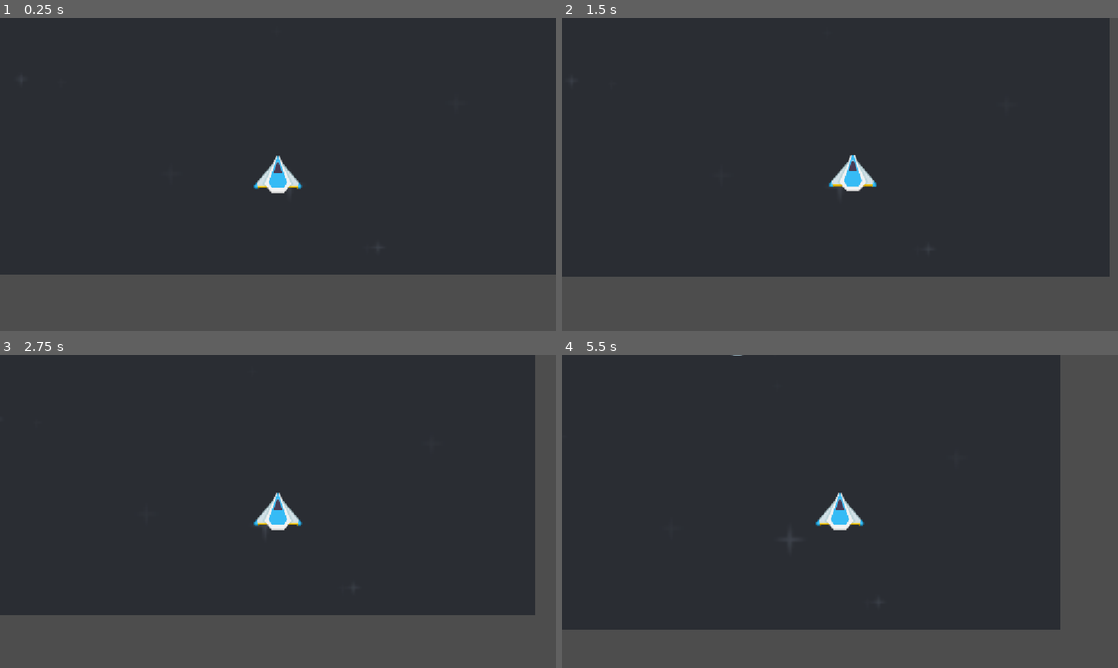
Above: before the commit, frames 1-4 (two rows, left to right).
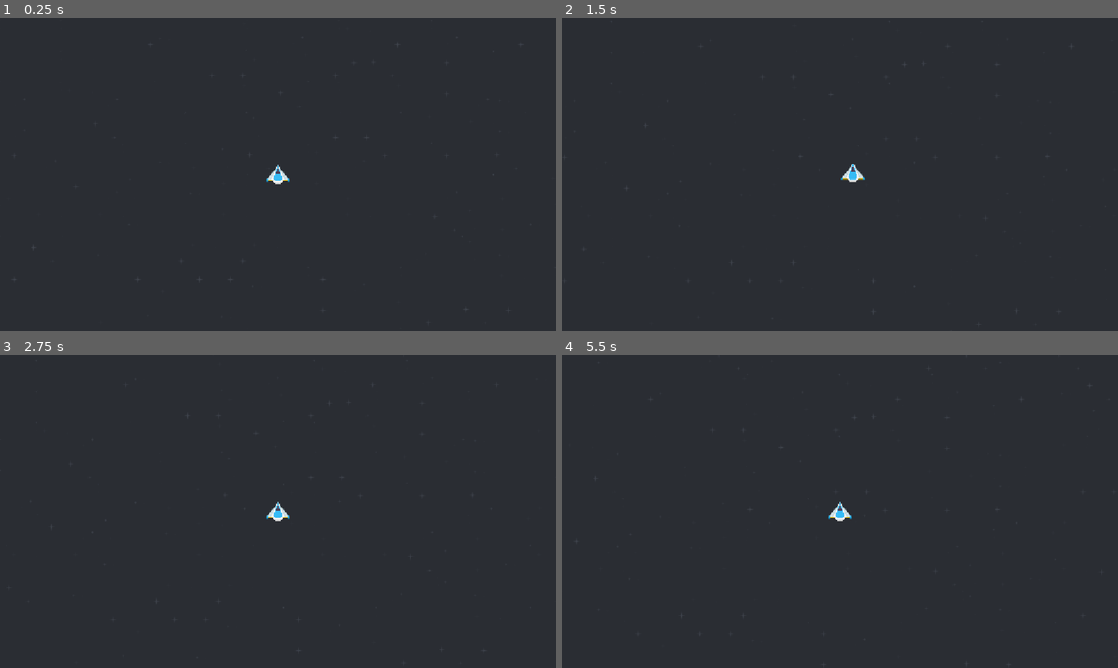
Above: after the commit, the same moments.

Repository: two-sticks-and-a-rock/space-arcade
Game: Godot game, scene res://scenes/main.tscn
Two runs of this game, one before a commit and one after it. Both use one fixed random seed, a clock stepped at 60 frames per second and the inputs below. Before the commit the project starts from res://scenes/prototyping.tscn.
Inputs (mouse positions are in pixels of both pictures, inside the frame that each line leads up to):
- Up to frame 1 (0.25 s): no input
- Up to frame 2 (1.5 s): tap Enter at 0.5 s; move the mouse to (962, 158) at 0.52 s; press the mouse at (962, 158) at 0.53 s; tap Space at 1.25 s; move the mouse to (728, 190) at 1.27 s; release the mouse at (728, 190) at 1.28 s; click (728, 190) at 1.35 s
- Up to frame 3 (2.75 s): move the mouse to (333, 442) at 2.02 s; press the mouse at (333, 442) at 2.03 s
- Up to frame 4 (5.5 s): tap Enter at 2.75 s; move the mouse to (812, 574) at 2.77 s; release the mouse at (812, 574) at 2.78 s; click (812, 574) at 2.85 s; move the mouse to (1006, 558) at 3.52 s; press the mouse at (1006, 558) at 3.53 s; tap Space at 4.25 s; move the mouse to (673, 464) at 4.27 s; release the mouse at (673, 464) at 4.28 s; click (673, 464) at 4.35 s; move the mouse to (867, 511) at 5.02 s; press the mouse at (867, 511) at 5.03 s

The runs differ from the first frame. In frame 1, 18% of the frame differs, in the area x 0-100%, y 44-100%; in frame 2, 19%; in frame 3, 20%; in frame 4, 22%, in the area x 0-100%, y 0-100%.

Commit message:
Render tiles around player starting position

Diff:
--- a/project.godot
+++ b/project.godot
@@ -11,7 +11,7 @@
 [application]
 
 config/name="Space Arcade"
-run/main_scene="uid://cm852k2l8qddv"
+run/main_scene="uid://be6oad5gocvyr"
 config/features=PackedStringArray("4.7", "GL Compatibility")
 config/icon="res://icon.svg"
 
--- a/scenes/background.gd
+++ b/scenes/background.gd
@@ -1,11 +1,15 @@
 extends TileMapLayer
 
 @onready var blue_background = tile_set.get_source(0) as TileSetAtlasSource
+@onready var player = get_parent().get_node("player") as RigidBody2D
+@onready var player_background_pos = get_child(0) as RemoteTransform2D
 
-var screen_size
-var visible_buffer = 64
+@onready var viewport_size = player.get_node("Camera2D").get_viewport_rect().size
+var screen_size = viewport_size
+var visible_buffer = 256
 
 var rng = RandomNumberGenerator.new()
+
 func set_random_tile(coord: Vector2, source_id: int, ):
 	var rng_atlas_x = rng.randi_range(0, blue_background.get_atlas_grid_size().x-1)
 	var rng_atlas_y = rng.randi_range(0, blue_background.get_atlas_grid_size().y-1)
@@ -15,10 +19,17 @@
 	rng.randomize()
 
 	screen_size = get_viewport_rect().size + Vector2(visible_buffer, visible_buffer)
-
 	var tile_cols = ceil(screen_size.x / tile_set.tile_size.x)
 	var tile_rows = ceil(screen_size.y / tile_set.tile_size.y)
 
+	var player_local_pos = to_local(player.global_position)
 	for col in tile_cols:
 		for row in tile_rows:
-			set_random_tile(Vector2i(col, row), 0)
+			var tile_pos = Vector2i(floor(player_local_pos.x - (tile_cols/2)+col), floor(player_local_pos.y - (tile_rows/2) +row))
+			set_random_tile(tile_pos, 0)
+
+func _process(_delta):
+	# check if viewport is within visible buffer on top, bottom, left, or right
+	# pre-render tiles
+	# TODO may have to start removing tiles at some later size if this gets too big
+	pass
--- a/scenes/main.tscn
+++ b/scenes/main.tscn
@@ -1,7 +1,17 @@
 [gd_scene format=3 uid="uid://be6oad5gocvyr"]
 
 [ext_resource type="PackedScene" uid="uid://by56sid707kss" path="res://scenes/background.tscn" id="1_o5qli"]
+[ext_resource type="PackedScene" uid="uid://cekmijf83xupg" path="res://scenes/player/player.tscn" id="3_jyhfs"]
 
 [node name="Main" type="Node2D" unique_id=252374006]
 
 [node name="background" parent="." unique_id=162470464 instance=ExtResource("1_o5qli")]
+
+[node name="player_background_pos" type="RemoteTransform2D" parent="background" unique_id=103069723]
+remote_path = NodePath("../../player")
+update_rotation = false
+update_scale = false
+
+[node name="player" parent="." unique_id=2109895852 instance=ExtResource("3_jyhfs")]
+position = Vector2(0, 0)
+rotation = 0.0
--- a/scenes/player/player.tscn
+++ b/scenes/player/player.tscn
@@ -15,20 +15,23 @@
 "speed": 5.0
 }]
 
-[sub_resource type="RectangleShape2D" id="RectangleShape2D_prw6y"]
-size = Vector2(58, 75)
+[sub_resource type="CircleShape2D" id="CircleShape2D_gmlin"]
+radius = 26.019224
 
 [node name="player" type="RigidBody2D" unique_id=2109895852]
+position = Vector2(242, 325)
+rotation = 1.5707964
 gravity_scale = 0.0
 script = ExtResource("1_g2els")
 metadata/_edit_group_ = true
 
 [node name="AnimatedSprite2D" type="AnimatedSprite2D" parent="." unique_id=1546061967]
+scale = Vector2(0.5, 0.5)
 sprite_frames = SubResource("SpriteFrames_kcn5b")
 animation = &"fly"
 
 [node name="CollisionShape2D" type="CollisionShape2D" parent="." unique_id=697972149]
-shape = SubResource("RectangleShape2D_prw6y")
+shape = SubResource("CircleShape2D_gmlin")
 
 [node name="slingshot" type="Line2D" parent="." unique_id=1362438699]
 script = ExtResource("3_gmlin")
